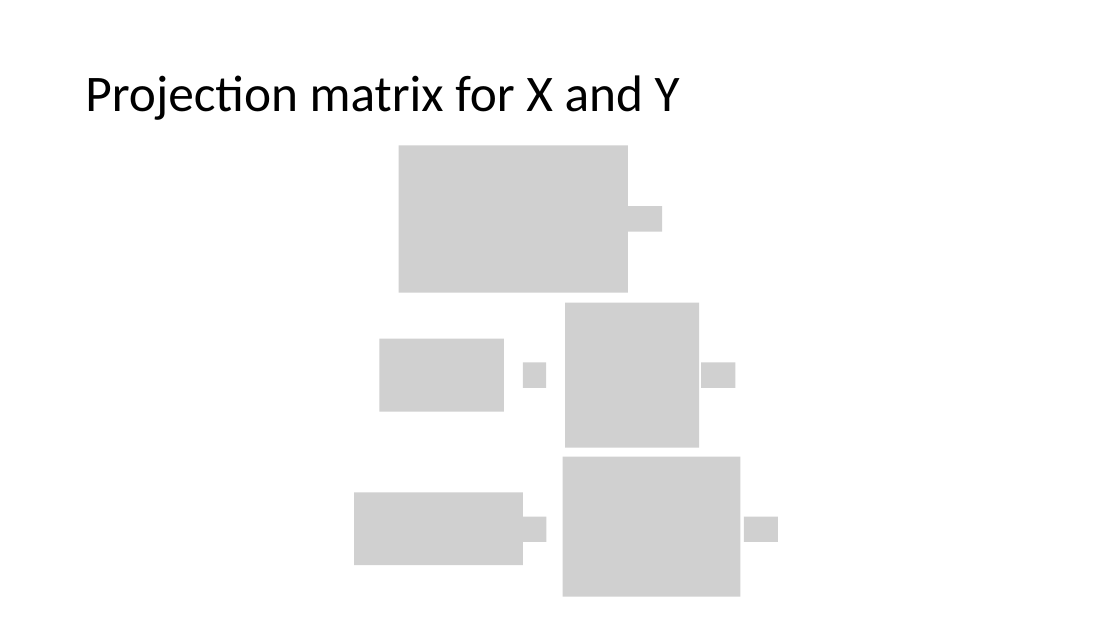
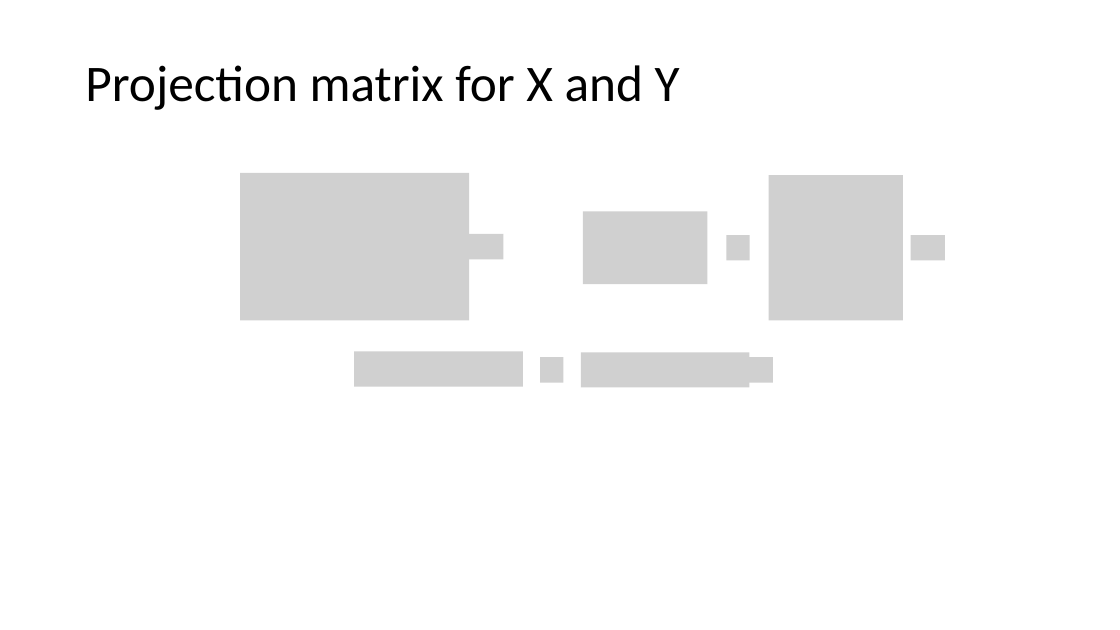
Before and after one commit to andyprowl/ape, a slide deck: slide 6 of Infrastructure/Documentation/docs/Projection/Perspective/Images/Source/PerspectiveProjection.pptx. Drawn at 1120x630 pixels with LibreOffice and Linux fonts; fonts in the diff are those of the drawing; grey boxes stand for pictures. Boxes give left, top, right and bottom in pixels: in the first picture for what was removed or moved away, otherwise in the second. Text is boxed around its words. In the diff, an @@ line names an element or a change of style, - is before the commit and + after.

Commit message:
Provide first complete version of the tutorial on perspective projection

```diff
--- a/Infrastructure/Documentation/docs/Projection/Perspective/Images/Source/PerspectiveProjection.pptx
+++ b/Infrastructure/Documentation/docs/Projection/Perspective/Images/Source/PerspectiveProjection.pptx
@@ title "Projection matrix for X and ..." moved from (x1=85, y1=75, x2=680, y2=120) to (x1=85, y1=65, x2=680, y2=110) @@
@@ picture moved from (x1=399, y1=145, x2=628, y2=292) to (x1=240, y1=173, x2=470, y2=320) @@
@@ picture moved from (x1=628, y1=206, x2=663, y2=231) to (x1=470, y1=234, x2=504, y2=259) @@
@@ group added at (x1=583, y1=176, x2=945, y2=321): 4 pictures @@
@@ group added at (x1=355, y1=351, x2=773, y2=387): 4 pictures @@
@@ group removed at (x1=380, y1=302, x2=736, y2=448): 4 pictures @@
@@ group removed at (x1=355, y1=457, x2=778, y2=597): 4 pictures @@
```
Also in this commit, not shown: 6 other slides changed, 4 slides added, 1 slide removed, 23 other files.
